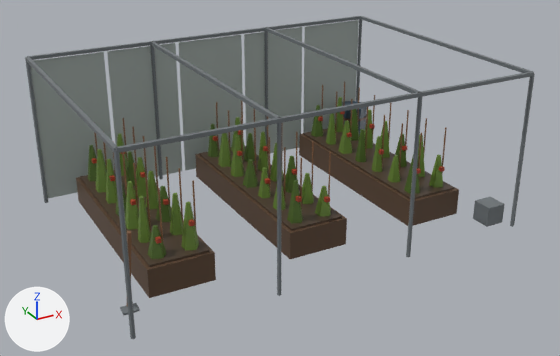
Renders of the glTF model assets/models/room_farm_2.glb from each side of a commit.
Before and after are seen from a camera (50 mm lens) standing at (-5.0, -9.33, 5.23) and looking at (0.0, -0.25, 0.68). Arrows for +X, +Y and +Z are at lower left; the lights stay in place. The picture after the commit comes second. Vertices at exactly the same position are counted once.

The older version as bpy lines, for what is in view:
```python
me_room_farm_2 = bpy.data.meshes.new('room_farm_2')
me_room_farm_2.from_pydata(...)  # 1444 vertices, 2332 faces; spans x -2.93..2.93, y -2.08..2.09, z 0.0..2.33
me_room_farm_2.materials.append(mat_surface)
ob_room_farm_2 = bpy.data.objects.new('room_farm_2', me_room_farm_2)
ob_room_farm_2.location = (0.0, 0.0, 0.0)
```
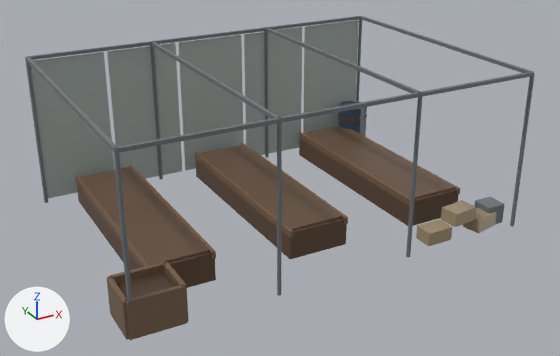
What differs and where, as boxes (x1, y1, x2, y2) in the pictures (560 x 356 px):
'room_farm_2', reshaped
    before: (25, 16, 535, 339)
    after: (25, 16, 535, 340)
part 1 of me_room_farm_2, added
    after: (75, 175, 149, 267)
part 2 of me_room_farm_2, added
    after: (128, 165, 216, 259)
part 3 of me_room_farm_2, added
    after: (195, 152, 294, 238)
part 4 of me_room_farm_2, added
    after: (241, 143, 348, 224)
part 5 of me_room_farm_2, added
    after: (299, 132, 410, 206)
part 6 of me_room_farm_2, added
    after: (349, 129, 460, 195)
part 7 of me_room_farm_2, added (brown)
    after: (107, 277, 129, 340)
part 8 of me_room_farm_2, added
    after: (163, 262, 189, 322)
part 9 of me_room_farm_2, added (brown)
    after: (125, 285, 187, 340)
part 10 of me_room_farm_2, added (brown)
    after: (108, 262, 165, 284)
part 11 of me_room_farm_2, added (brown)
    after: (117, 272, 175, 299)
part 12 of me_room_farm_2, added (brown)
    after: (416, 219, 452, 246)
part 13 of me_room_farm_2, deleted (green)
    before: (88, 81, 447, 315)
part 14 of me_room_farm_2, added (brown)
    after: (441, 200, 497, 233)
part 15 of me_room_farm_2, recoloured
    before: (73, 83, 499, 339)
    after: (73, 83, 499, 302)

What changed in the scene script:
```text
Change me_room_farm_2:
    used by ob_room_farm_2; location = (0.0, 0.0, 0.0)
    remove me_room_farm_2.from_pydata(...)  # 1444 vertices, 2332 faces; spans x -2.93..2.93, y -2.08..2.09, z 0.0..2.33
    add me_room_farm_2.from_pydata(...)  # 424 vertices, 676 faces; spans x -2.98..2.93, y -2.08..2.09, z 0.0..2.33
    me_room_farm_2 part 1: a new loose piece, a box spanning x -2.455..-2.405, y -1.37..1.87, z 0.33..0.43, in mat_surface
    me_room_farm_2 part 2: a new loose piece, a box spanning x -1.595..-1.545, y -1.37..1.87, z 0.33..0.43, in mat_surface
    me_room_farm_2 part 3: a new loose piece, a box spanning x -0.455..-0.405, y -1.37..1.87, z 0.33..0.43, in mat_surface
    me_room_farm_2 part 4: a new loose piece, a box spanning x 0.405..0.455, y -1.37..1.87, z 0.33..0.43, in mat_surface
    me_room_farm_2 part 5: a new loose piece, a box spanning x 1.545..1.595, y -1.37..1.87, z 0.33..0.43, in mat_surface
    me_room_farm_2 part 6: a new loose piece, a box spanning x 2.405..2.455, y -1.37..1.87, z 0.33..0.43, in mat_surface
    me_room_farm_2 part 7: a new loose piece, a box spanning x -2.98..-2.92, y -2.05..-1.45, z 0.0..0.5, in mat_surface
    me_room_farm_2 part 8: a new loose piece, a box spanning x -2.28..-2.22, y -2.05..-1.45, z 0.0..0.5, in mat_surface
    me_room_farm_2 part 9: a new loose piece, a box spanning x -2.95..-2.25, y -2.08..-2.02, z 0.0..0.5, in mat_surface
    me_room_farm_2 part 10: a new loose piece, a box spanning x -2.95..-2.25, y -1.48..-1.42, z 0.0..0.5, in mat_surface
    me_room_farm_2 part 11: a new loose piece, a box spanning x -2.91..-2.29, y -2.01..-1.49, z 0.0..0.4, in mat_surface
    me_room_farm_2 part 12: a new loose piece, a box spanning x 1.4..1.8, y -1.99..-1.71, z 0.02..0.22, in mat_surface
    me_room_farm_2 part 13: 110 loose pieces with 1132 vertices, spanning x -2.85..2.35, y -1.77..1.72, z 0.0..1.33, are deleted
    me_room_farm_2 part 14
    8 vertices are added at x 1.81..2.66, y -2.03..-1.67, z 0.02..0.22
    8 new vertices lie (0.0, 0.0, 0.2) away from vertices in x 1.81..2.66, y -2.03..-1.67, z 0.02..0.22
    24 new faces join them
    me_room_farm_2 part 15: 273 kept faces spanning x -2.93..2.93, y -2.08..2.09, z 0.0..2.33 get new vertex colours
```
